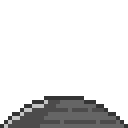
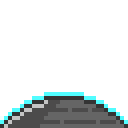
Layer changes from the first 128 x 128 image to the second:
added layer "Layer 3" above "Layer 2" over [0, 92, 128, 124]
